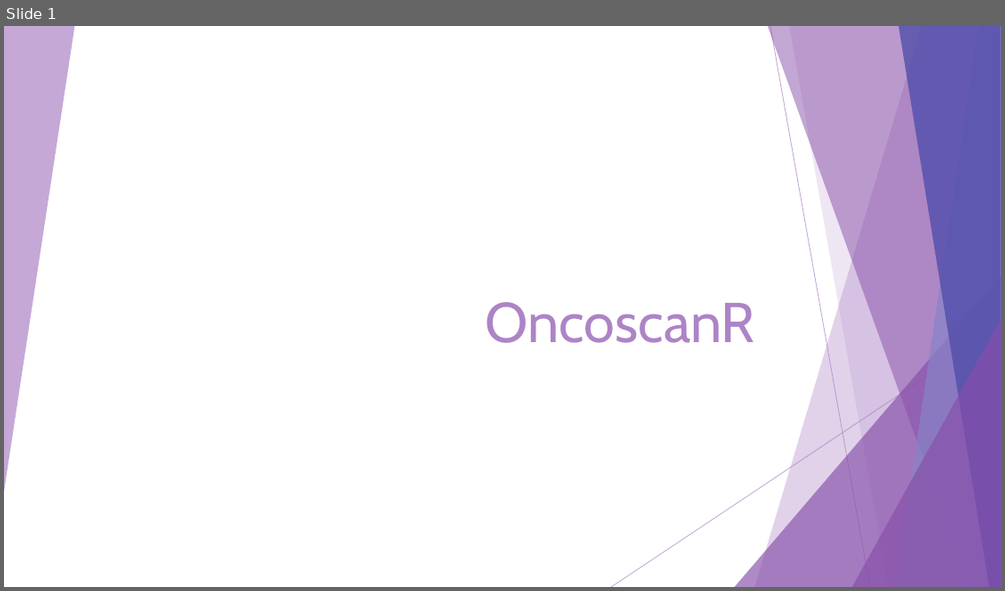
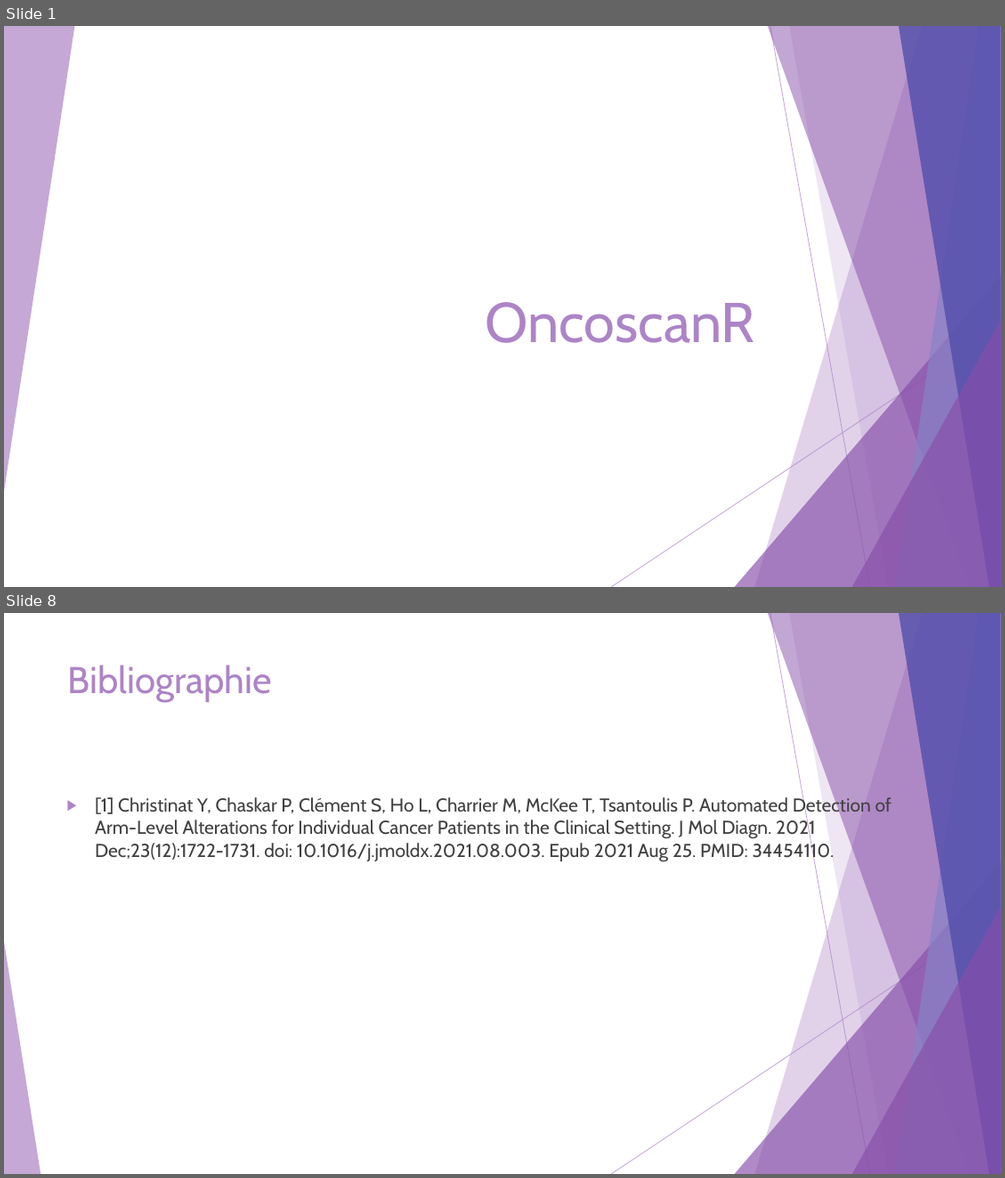
Before and after one commit to Elie-Bordron/DEA-dataviz, a slide deck: docs/docs_I_made/slides/OncoscanR.pptx. Shown one above the other, each under a label of ours: slide 1 before the commit, slides 1 and 8 after it; the slides between them are not shown. The pictures are 1005x591 and 1005x1178 pixels, drawn with LibreOffice and Linux fonts; fonts in the diff are those of the drawing. Boxes give left, top, right and bottom in pixels: in the first picture for what was removed or moved away, otherwise in the second. Text is boxed around its words. In the diff, an @@ line names an element or a change of style, - is before the commit and + after.

```diff
--- a/docs/docs_I_made/slides/OncoscanR.pptx
+++ b/docs/docs_I_made/slides/OncoscanR.pptx
@@ slide 8 added at (x1=4, y1=613, x2=1001, y2=1174), background #FFFFFF; not listed: 9 template elements that a slide beside it also shows @@
@@ title added at (x1=67, y1=665, x2=272, y2=702), 36 pt, text #AD84C6 @@
+Bibliographie
@@ text added at (x1=95, y1=795, x2=891, y2=862), 18 pt, text #404040 @@
+▶ [1] Christinat Y, Chaskar P, Clément S, Ho L, Charrier M, McKee T, Tsantoulis P. Automated Detection of Arm-Level Alterations for Individual Cancer Patients in the Clinical Setting. J Mol Diagn. 2021 Dec;23(12):1722-1731. doi: 10.1016/j.jmoldx.2021.08.003. Epub 2021 Aug 25. PMID: 34454110.
@@ triangle added at (x1=4, y1=941, x2=40, y2=1174), fill #AD84C6 at 70% opacity @@
```
Also in this commit, not shown: 1 slide changed, 5 other slides added, 1 slide removed, 10 other files.
